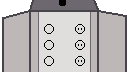
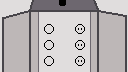
Two versions of the same layered image (128 × 72). Layer-by-layer changes:
painted on "connections o" over (0, 0, 128, 72)
